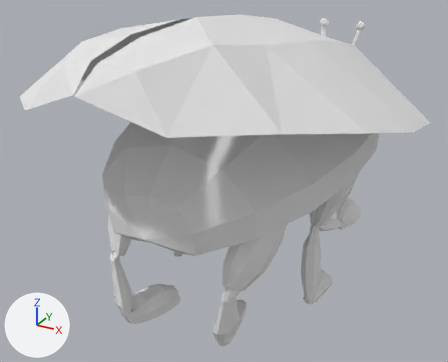
A saved change to the OBJ model projects/Frog Frontier Game/res/Running_000018.obj.
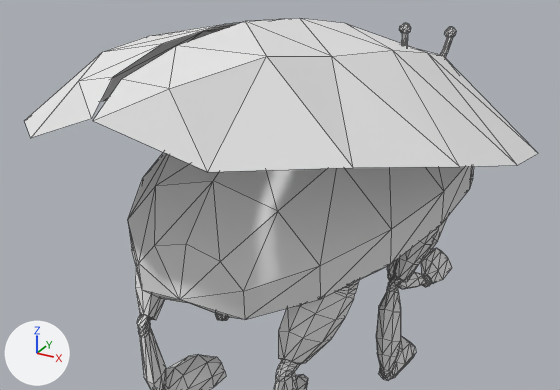
The first picture shows the older version from a camera (50 mm lens) standing at (2.67, -5.3, 2.09) and looking at (-0.24, -0.02, -0.56). The close-ups show both versions on the part from 0% to 100% of the width and 0% to 86% of the height of that picture. The axes (+X, +Y, +Z) are drawn at lower left. The lights are the same throughout. The close-ups show mesh edges as thin lines. Where no turn or scale is listed for an object, it has been applied to the vertices.
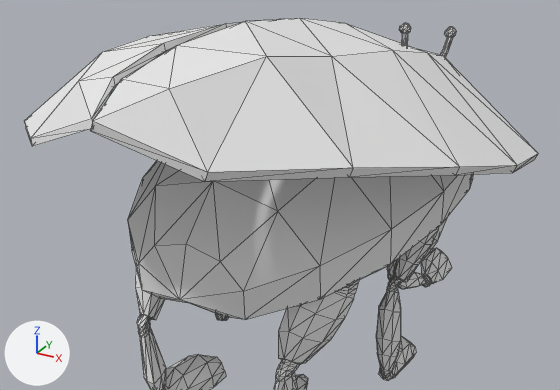
The change, as a diff of the scene's bpy script:
```diff
--- a/projects/Frog Frontier Game/res/Running_000018.obj.py
+++ b/projects/Frog Frontier Game/res/Running_000018.obj.py
@@ me_sphere @@
 # used by ob_sphere; location = (0.0, 0.0, 0.0)
-me_sphere.from_pydata(...)  # 1637 vertices, 3230 faces; spans x -1.71..1.72, y -2.43..3.02, z -1.71..1.31
+me_sphere.from_pydata(...)  # 1702 vertices, 3391 faces; spans x -1.71..1.72, y -2.43..3.02, z -1.71..1.31
+# me_sphere part 1: 65 vertices added at x -1.69..1.7, y -2.43..2.19, z -0.04..1.25
 me_sphere.materials.append(mat_material_001)
```

Location of each change, [x1, y1, x2, y2] in pixels of the close-ups (560 x 390 px):
part 1 of me_sphere, added: after [24, 22, 538, 182]
